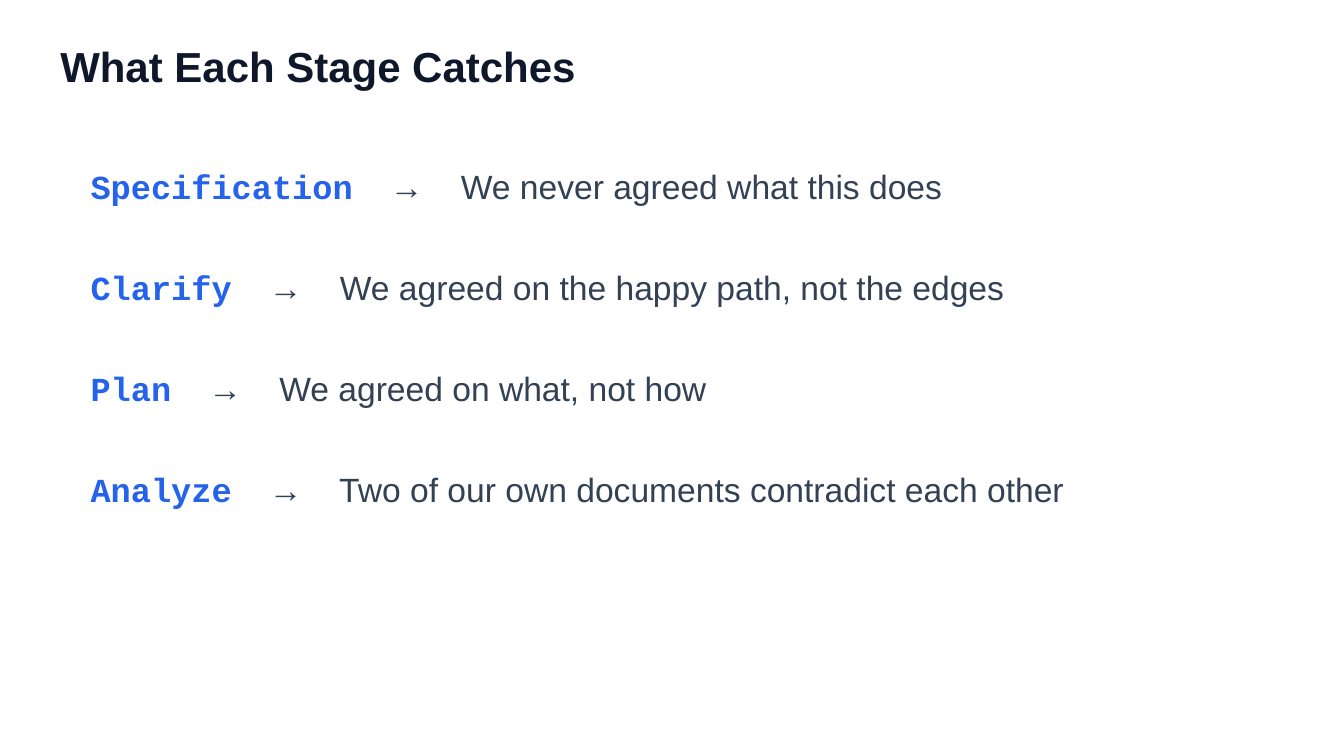
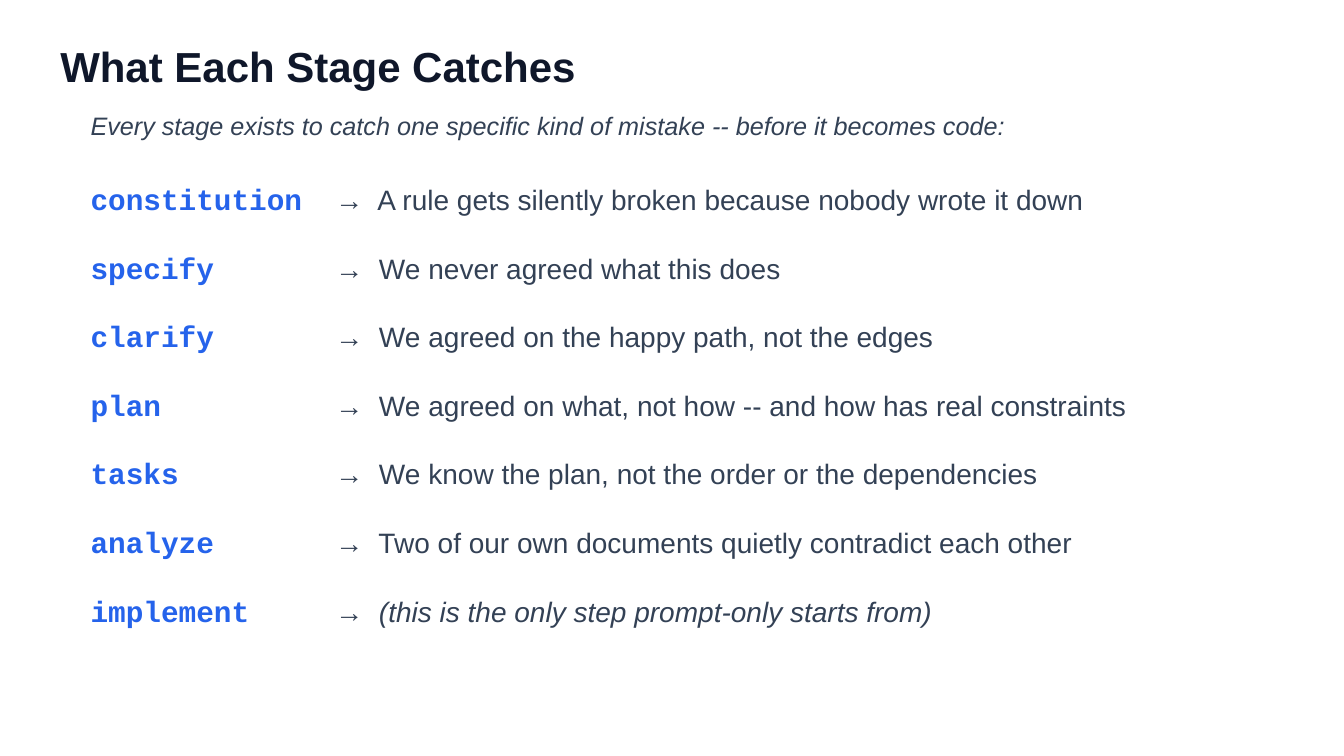
Before and after one commit to ronyronen/speckit-claude-presentation, a slide deck: slide 7 of presentation/speckit-workshop-draft-en.pptx. Drawn at 1344x756 pixels with LibreOffice and Linux fonts; fonts in the diff are those of the drawing. Boxes give left, top, right and bottom in pixels: in the first picture for what was removed or moved away, otherwise in the second. Text is boxed around its words. In the diff, an @@ line names an element or a change of style, - is before the commit and + after.

```diff
--- a/presentation/speckit-workshop-draft-en.pptx
+++ b/presentation/speckit-workshop-draft-en.pptx
@@ text added at (91,116,1005,141), 18 pt, text #334155, italic @@
+Every stage exists to catch one specific kind of mistake -- before it becomes code:
@@ text added at (91,189,1083,215), 20 pt, text #334155 @@
+constitution → A rule gets silently broken because nobody wrote it down
@@ text at (91,258,781,285): text changed; size 24 to 20 pt @@
-Specification → We never agreed what this does
+specify → We never agreed what this does
@@ text at (91,326,933,353): text changed; size 24 to 20 pt @@
-Clarify → We agreed on the happy path, not the edges
+clarify → We agreed on the happy path, not the edges
@@ text at (91,395,1126,422): text changed; size 24 to 20 pt @@
-Plan → We agreed on what, not how
+plan → We agreed on what, not how -- and how has real constraints
@@ text added at (91,463,1038,490), 20 pt, text #334155 @@
+tasks → We know the plan, not the order or the dependencies
@@ text at (91,532,1072,559): text changed; size 24 to 20 pt @@
-Analyze → Two of our own documents contradict each other
+analyze → Two of our own documents quietly contradict each other
@@ text added at (91,601,931,628), 20 pt, text #334155, italic @@
+implement → (this is the only step prompt-only starts from)
```
Also in this commit, not shown: 4 other files.
